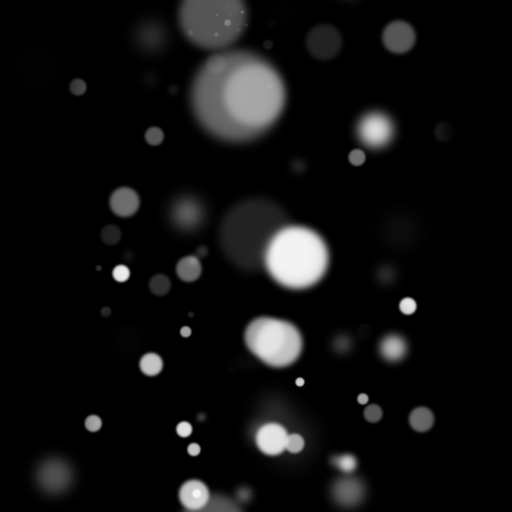
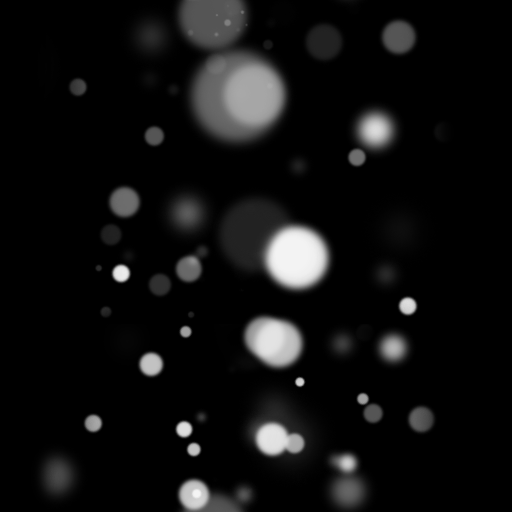
Layer changes from the first 512px x 512px image to the second:
painted on "레이어 2" over [25, 26, 454, 502]
